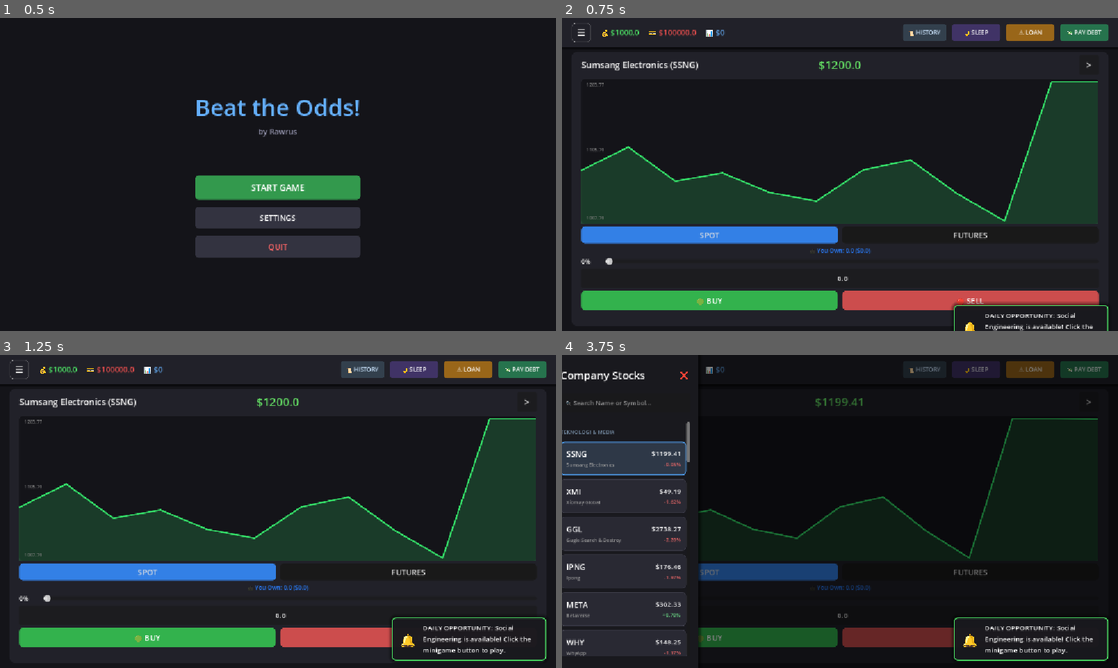
Above: before the commit, frames 1-4 (two rows, left to right).
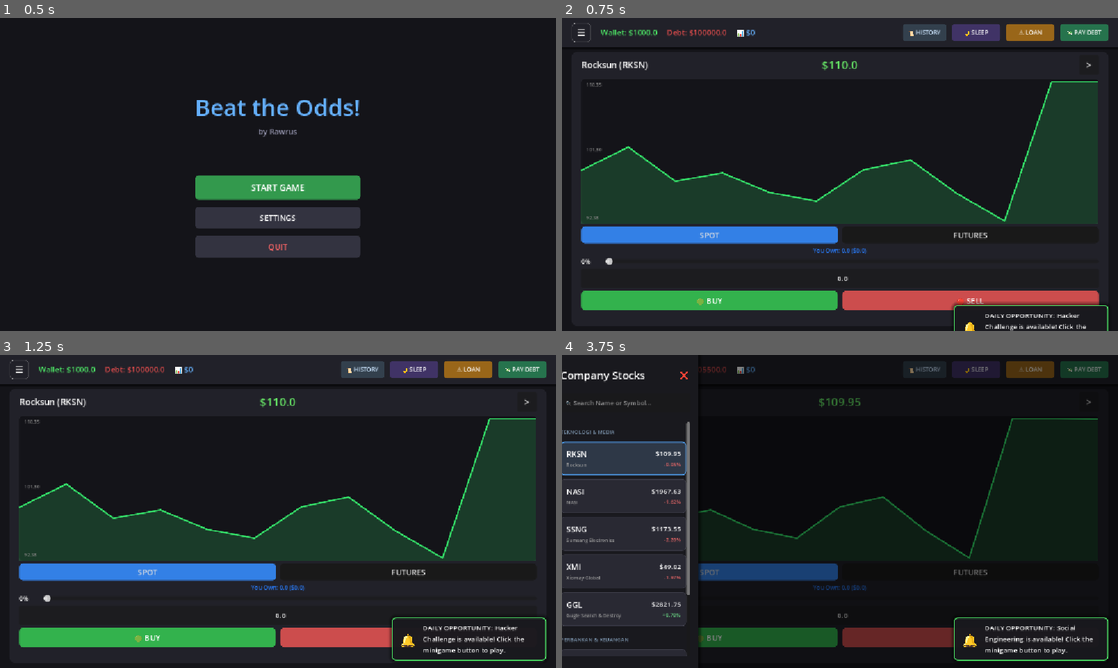
Above: after the commit, the same moments.

Repository: TSZCodes/arkavidia-gamevidia2026
Game: Godot game, scene res://Scenes/main_menu.tscn
Same seed, same stepped clock (60 frames per second), same inputs: the game is played once before the commit and once after it. Sound files missing from this copy of the repository are replaced by a short silence.
Inputs:
- Up to frame 1 (0.5 s): no input
- Up to frame 2 (0.75 s): click "START GAME" at 0.5 s
- Up to frame 3 (1.25 s): no input
- Up to frame 4 (3.75 s): click "🌙 SLEEP" at 1.25 s; click "⚠️ LOAN" at 2 s; click "SPOT" at 2.75 s; click "☰" at 3.5 s

Frame 1 is identical in both runs. In frame 2, 1.2% of the frame differs, in the area x 3-96%, y 3-100%; in frame 3, 1.2%; in frame 4, 1.7%, in the area x 0-56%, y 3-97%.

Commit message:
BGM change, stock option optimization

Diff:
--- a/Scripts/audio_manager.gd
+++ b/Scripts/audio_manager.gd
@@ -2,13 +2,13 @@
 
 # --- Audio Assets ---
 # Preloading the assets found in your uploaded folder
-const STREAM_CLICK = preload("res://Audio/SFX_button_clickr.mp3")
-const STREAM_HOVER = preload("res://Audio/SFX_Button_Hover.mp3")
-const STREAM_NOTIF_GENERIC = preload("res://Audio/sfx_notif_geddit.mp3")
-const STREAM_NOTIF_BAD = preload("res://Audio/sfx_notiff_quakcs.mp3")
-const STREAM_HACKER_WIN = preload("res://Audio/sfx_notif_hackerman.mp3")
-const STREAM_SOCIAL_WIN = preload("res://Audio/sfx_notif_sarjana_teknik_komunikasi.mp3")
-const STREAM_BGM = preload("res://Audio/BGM/thismightbealiltoogroovy.mp3")
+const STREAM_CLICK = preload("res://Audio/SFX/SFX_button_clickr.mp3")
+const STREAM_HOVER = preload("res://Audio/SFX/SFX_Button_Hover.mp3")
+const STREAM_NOTIF_GENERIC = preload("res://Audio/SFX/sfx_notif_geddit.mp3")
+const STREAM_NOTIF_BAD = preload("res://Audio/SFX/sfx_notiff_quakcs.mp3")
+const STREAM_HACKER_WIN = preload("res://Audio/SFX/sfx_notif_hackerman.mp3")
+const STREAM_SOCIAL_WIN = preload("res://Audio/SFX/sfx_notif_sarjana_teknik_komunikasi.mp3")
+const STREAM_BGM = preload("res://Audio/BGM/honestlymaneidk.mp3")
 
 # --- Audio Players ---
 var sfx_click_player: AudioStreamPlayer
--- a/Scripts/crypto_dashboard.gd
+++ b/Scripts/crypto_dashboard.gd
@@ -116,14 +116,12 @@
 	if market_manager and not market_manager.active_stocks.is_empty():
 		_on_stock_selected(0)
 
-	# Initialize nav buttons visibility
 	_update_nav_buttons()
 
-	# FIX: Check for missed notifications from GameManager startup
 	call_deferred("_check_startup_notifications")
 
 func _check_startup_notifications() -> void:
-	# Check if a minigame is already active in GameManager
+
 	if GameManager.active_minigame != "":
 		_on_minigame_opportunity(GameManager.active_minigame)
 	# Otherwise, if it's day 1, show a welcome message
@@ -533,11 +531,20 @@
 
 	get_tree().root.add_child(active_minigame_layer)
 
-func _on_social_game_finished(success: bool) -> void:
+
+func _on_social_game_finished(success: bool, target_symbol: String = "") -> void:
 	if success:
 		AudioManager.play_social_win()
 		_on_notification_received("Social Engineering Successful! Market Trend Manipulated.")
-		var idx = randi() % market_manager.active_stocks.size()
+
+		var idx = -1
+		if target_symbol != "":
+			idx = market_manager.get_stock_index_by_symbol(target_symbol)
+
+		# Fallback if stock not found or not provided (e.g. if it's not active yet, or random)
+		if idx == -1:
+			idx = randi() % market_manager.active_stocks.size()
+
 		if market_manager.has_method("apply_insider_info"):
 			market_manager.apply_insider_info(idx, 0.15)
 	else:
@@ -595,7 +602,8 @@
 # =============================================================================
 
 func _on_news_received(stock_name: String, impact: float, message: String) -> void:
-	var impact_str = "📈" if impact > 0 else "📉"
+	# REPLACED WEIRD ARROW CHARACTERS
+	var impact_str = "▲" if impact > 0 else "▼"
 	var color = Color(0.3, 0.9, 0.4) if impact > 0 else Color(0.9, 0.3, 0.3)
 
 	if impact > 0:
@@ -610,7 +618,8 @@
 
 func _on_notification_received(message: String) -> void:
 	AudioManager.play_notification()
-	_add_log_label("🔔 " + message, Color(1, 0.8, 0.4))
+	# REMOVED WEIRD LOGO
+	_add_log_label("! " + message, Color(1, 0.8, 0.4))
 
 func _on_minigame_opportunity(type: String) -> void:
 	var game_name = "Hacker Challenge" if type == "type" else "Social Engineering"
@@ -659,7 +668,7 @@
 	var prev_day = GameManager.current_day
 
 	market_manager.trigger_market_update()
-	GameManager.next_day()
+	# GameManager.next_day() is now called INSIDE market_manager.trigger_market_update()
 
 	await get_tree().process_frame
 
@@ -938,7 +947,7 @@
 		owned_label.modulate = Color(0.4, 0.7, 1.0)
 		var owned = GameManager.portfolio.get(stock.company_name, 0.0)
 		var val = owned * stock.current_price
-		owned_label.text = "💼 You Own: %s ($%s)" % [str(snapped(owned, 0.001)), str(snapped(val, 0.1))]
+		owned_label.text = "You Own: %s ($%s)" % [str(snapped(owned, 0.001)), str(snapped(val, 0.1))]
 	else:
 		_refresh_futures_ui()
 	_calculate_slider_amount()
@@ -968,9 +977,9 @@
 
 func _update_ui(_v = null) -> void:
 	if wallet_label:
-		wallet_label.text = "💰 $" + str(snapped(GameManager.player_money, 0.01))
+		wallet_label.text = "Wallet: $" + str(snapped(GameManager.player_money, 0.01))
 	if debt_label:
-		debt_label.text = "💳 $" + str(snapped(GameManager.debt_amount, 0.01))
+		debt_label.text = "Debt: $" + str(snapped(GameManager.debt_amount, 0.01))
 	_calculate_slider_amount()
 
 func _on_btn_buy_pressed() -> void:
--- a/Scripts/game_manager.gd
+++ b/Scripts/game_manager.gd
@@ -9,7 +9,7 @@
 var player_money: float = 1000.0
 var debt_amount: float = 100000.0
 var current_day: int = 1
-var history_equity: Array = []
+var history_log: Array = []
 
 # Loan restriction
 var loan_taken_today: bool = false
@@ -31,7 +31,7 @@
 	player_money += amount
 	money_changed.emit(player_money)
 
-func subtract_money(amount: float) -> bool:
+func spend_money(amount: float) -> bool:
 	if player_money >= amount:
 		player_money -= amount
 		money_changed.emit(player_money)
@@ -50,7 +50,7 @@
 
 	money_changed.emit(player_money)
 	debt_changed.emit(debt_amount)
-	notif_message.emit("⚠️ Emergency Loan taken! +$5,000 (Debt +10%)")
+	notif_message.emit("⚠️ Emergency Loan taken!\n+$5,000 (Debt +10%)")
 
 func pay_debt(amount: float) -> void:
 	if amount <= 0: return
@@ -63,9 +63,6 @@
 
 func next_day() -> void:
 	current_day += 1
-	# Daily interest
-	debt_amount *= 1.01
-
 	# Reset daily limits
 	loan_taken_today = false
 
@@ -75,15 +72,11 @@
 	_trigger_daily_minigame()
 
 func log_history(equity: float) -> void:
-	history_equity.append({
+	history_log.append({
 		"day": current_day,
-		"equity": equity
+		"net_worth": equity
 	})
 
 func _trigger_daily_minigame() -> void:
-	# 40% chance of a minigame appearing each day
-	if randf() < 0.4:
-		active_minigame = "type" if randf() < 0.5 else "social"
-		minigame_opportunity.emit(active_minigame)
-	else:
-		active_minigame = ""
+	active_minigame = "type" if randf() < 0.5 else "social"
+	minigame_opportunity.emit(active_minigame)
--- a/Scripts/market_manager.gd
+++ b/Scripts/market_manager.gd
@@ -5,7 +5,7 @@
 
 var all_possible_stocks: Array[StockData] = []
 var active_stocks: Array[StockData] = []
-var max_active_stocks: int = 100
+var max_active_stocks: int = 5 # Reduced to 5 as requested
 
 var good_news_templates = ["partners with tech giant.", "reports record profits.", "launches revolutionary product.", "approved by regulators.", "receives massive investment."]
 var bad_news_templates = ["faces class-action lawsuit.", "suffers major data breach.", "CEO steps down.", "banned in major country.", "misses earnings report."]
@@ -19,16 +19,19 @@
 		EventBus.news_released.connect(_on_news_received)
 
 func _generate_custom_stocks() -> void:
+	# Note: moved "Rocksun" and "NASI" to the TOP (first 5)
+	# ensuring they are prioritized for the social engineering game in the starting 5.
 	var definitions = [
+		["Rocksun", "RKSN", "Teknologi & Media", 110.0, false],
+		["NASI", "NASI", "Teknologi & Media", 2000.0, false],
 		["Sumsang Electronics", "SSNG", "Teknologi & Media", 1200.0, false],
 		["Xiomay Global", "XMI", "Teknologi & Media", 50.0, false],
 		["Gugle Search & Destroy", "GGL", "Teknologi & Media", 2800.0, false],
+
 		["Ipong", "IPNG", "Teknologi & Media", 180.0, false],
 		["Betaverse", "META", "Teknologi & Media", 300.0, false],
 		["WhyApp", "WHY", "Teknologi & Media", 150.0, false],
 		["Mouse Trap House", "MTH", "Teknologi & Media", 90.0, false],
-		["Rocksun", "RKSN", "Teknologi & Media", 110.0, false],
-		["NASI", "NASI", "Teknologi & Media", 2000.0, false],
 		["Indigo", "IND", "Teknologi & Media", 25.0, false],
 
 		["Pertamini Jaya", "PRTM", "Energi & SDA", 500.0, false],
@@ -64,7 +67,24 @@
 		["PT Panasea", "PANA", "Kesehatan", 45.0, false]
 	]
 
-	for def in definitions:
+	# Split priority stocks (first 5 to match starting capacity) and the rest
+	var priority_count = 5
+	var priority_defs = []
+	var random_defs = []
+
+	for i in range(definitions.size()):
+		if i < priority_count:
+			priority_defs.append(definitions[i])
+		else:
+			random_defs.append(definitions[i])
+
+	# Shuffle the rest to randomize addition order
+	random_defs.shuffle()
+
+	# Recombine
+	var final_defs = priority_defs + random_defs
+
+	for def in final_defs:
 		var stock = StockData.new()
 		stock.company_name = def[0]
 		stock.symbol = def[1]
@@ -76,6 +96,7 @@
 
 func update_active_stocks() -> void:
 	active_stocks.clear()
+	# Only add up to max_active_stocks from the sorted/shuffled list
 	for i in range(min(max_active_stocks, all_possible_stocks.size())):
 		var stock = all_possible_stocks[i]
 		active_stocks.append(stock)
@@ -86,9 +107,18 @@
 				fake_price *= randf_range(0.95, 1.05)
 			stock.price_history.append(stock.current_price)
 
+func expand_market_capacity() -> void:
+	# Add +2 stocks per day until all are visible
+	if max_active_stocks < all_possible_stocks.size():
+		max_active_stocks += 2
+		if max_active_stocks > all_possible_stocks.size():
+			max_active_stocks = all_possible_stocks.size()
+		update_active_stocks()
+
 func generate_insider_news() -> void:
 	if active_stocks.is_empty():
 		return
+	# Picks random from ACTIVE stocks only
 	var stock = active_stocks.pick_random()
 	var is_good = randf() > 0.5
 	var volatility_multiplier = randf_range(2.0, 5.0)
@@ -97,6 +127,9 @@
 	EventBus.emit_signal("news_released", stock.company_name, impact, msg)
 
 func trigger_market_update() -> void:
+	# Expand market capacity before updating prices for the next day
+	expand_market_capacity()
+
 	for stock in active_stocks:
 		stock.update_price()
 	GameManager.next_day()
@@ -182,8 +215,15 @@
 	var sign = "+" if calc.pnl >= 0 else "-"
 	GameManager.emit_signal("notif_message", "Closed " + stock.symbol + ": " + sign + "$" + str(abs(int(calc.pnl))))
 
+# Helper to find stock index by symbol (for Social Engineering target)
+func get_stock_index_by_symbol(symbol: String) -> int:
+	for i in range(active_stocks.size()):
+		if active_stocks[i].symbol == symbol:
+			return i
+	return -1
+
 func apply_insider_info(stock_index: int, impact: float) -> void:
-	if stock_index >= active_stocks.size():
+	if stock_index < 0 or stock_index >= active_stocks.size():
 		return
 	var stock = active_stocks[stock_index]
 
--- a/Scripts/social_engineering_game.gd
+++ b/Scripts/social_engineering_game.gd
@@ -1,7 +1,8 @@
 extends Node2D
 
 # Signal to tell the dashboard the result (True = Win/Trend Boost, False = Fail)
-signal game_finished(success: bool)
+# Added target_symbol to identify which stock gets the effect
+signal game_finished(success: bool, target_symbol: String)
 
 @export var scenario_type : int
 @export var scroll_container : ScrollContainer
@@ -19,6 +20,7 @@
 var correct_button : Array[Button]
 var wrong_button : Array[Button]
 var option_now : int
+var current_target_symbol : String = ""
 
 func _ready() -> void:
 	option_buttons = [option1, option2, option3]
@@ -28,6 +30,13 @@
 		chat_texts = preload("res://Resource/chat_options.tres")
 
 	scenario_type = randi_range(0,1)
+
+	# Assign target stock based on scenario
+	if scenario_type == 0:
+		current_target_symbol = "RKSN" # Rocksun (GTA 6 / Robinson)
+	elif scenario_type == 1:
+		current_target_symbol = "NASI" # NASI (Aliens)
+
 	option_now = 1
 	if option_now == 1:
 		load_option1(scenario_type)
@@ -211,7 +220,7 @@
 	_disable_buttons()
 	# Emit LOSS signal after delay
 	await get_tree().create_timer(1.5).timeout
-	game_finished.emit(false)
+	game_finished.emit(false, current_target_symbol)
 	queue_free()
 
 func _disable_buttons() -> void:
@@ -228,7 +237,7 @@
 	if btn == correct_button[0]:
 		option_now += 1
 		correct_button.clear()
-		wrong_button.clear() # Clear wrong buttons list for next round
+		wrong_button.clear()
 
 		if option_now == 2: load_option2(scenario_type)
 		elif option_now == 3: load_option3(scenario_type)
@@ -237,7 +246,7 @@
 			# PLAYER WON!
 			_disable_buttons()
 			await get_tree().create_timer(1.0).timeout
-			game_finished.emit(true)
+			game_finished.emit(true, current_target_symbol)
 			queue_free()
 	else:
 		# Player Lost
Not shown, added: Audio/BGM/honestlymaneidk.mp3
Not shown, added: Audio/SFX/SFX_Button_Hover.mp3
Not shown, added: Audio/SFX/SFX_button_clickr.mp3
Not shown, added: Audio/SFX/sfx_notif_geddit.mp3
Not shown, added: Audio/SFX/sfx_notif_hackerman.mp3
Not shown, added: Audio/SFX/sfx_notif_sarjana_teknik_komunikasi.mp3
Not shown, added: Audio/SFX/sfx_notiff_quakcs.mp3
